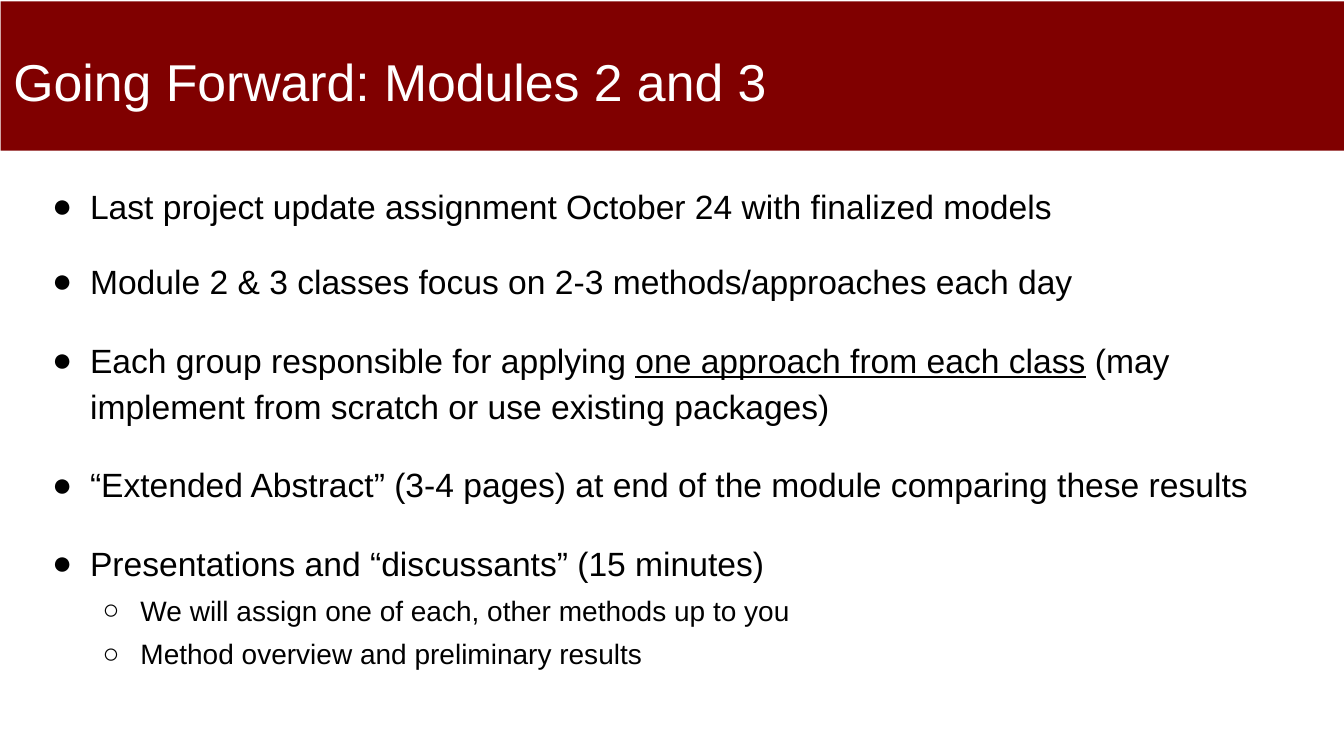
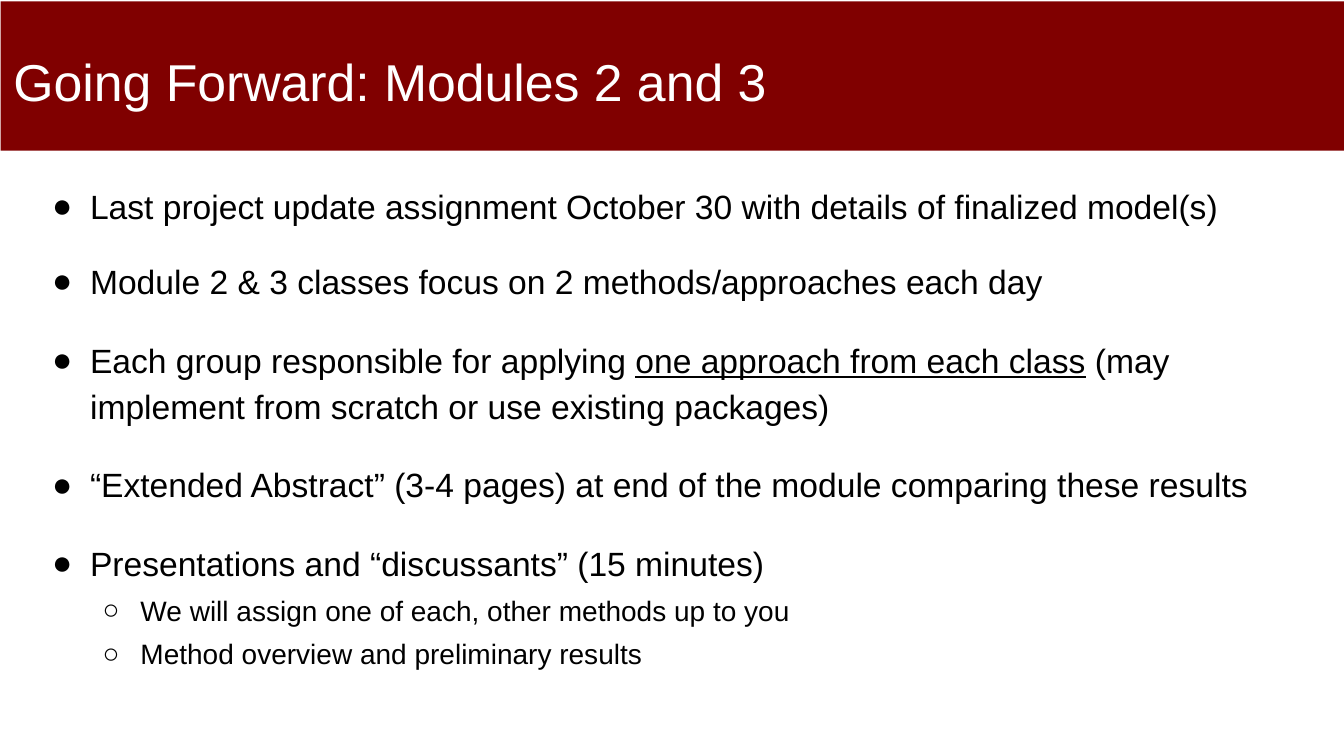
Before and after one commit to dssg/MLinPractice, a slide deck: slide 3 of Lectures/Lecture11-Module1Review.pptx. Drawn at 1344x756 pixels with LibreOffice and Linux fonts; fonts in the diff are those of the drawing. Boxes give left, top, right and bottom in pixels: in the first picture for what was removed or moved away, otherwise in the second. Text is boxed around its words. In the diff, an @@ line names an element or a change of style, - is before the commit and + after.

```diff
--- a/Lectures/Lecture11-Module1Review.pptx
+++ b/Lectures/Lecture11-Module1Review.pptx
@@ text at (90, 194, 1218, 301): text changed @@
-● Last project update assignment October 24 with finalized models
-● Module 2 & 3 classes focus on 2-3 methods/approaches each day
+● Last project update assignment October 30 with details of finalized model(s)
+● Module 2 & 3 classes focus on 2 methods/approaches each day
```
Also in this commit, not shown: 4 other slides changed, 1 other file.
